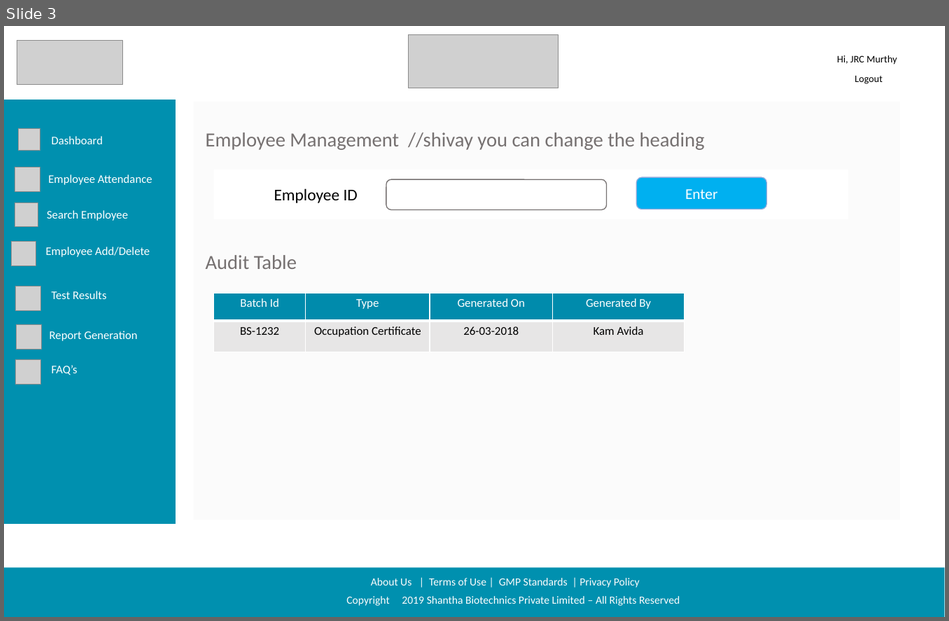
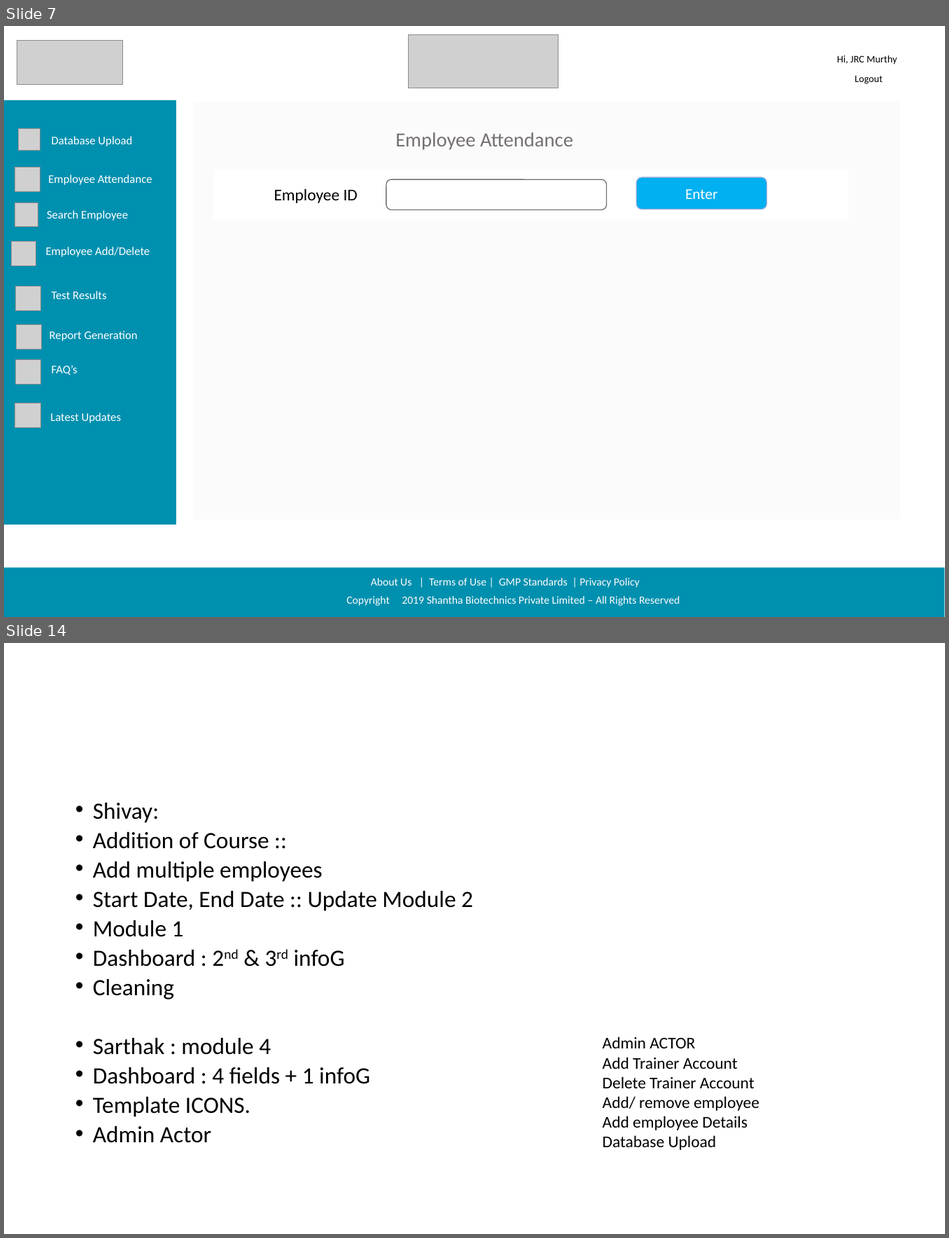
Before and after one commit to sarthakbhutani/Shantha_sih2019, a slide deck: Documentation/Screen Designs/Shanta Sanofi Screen Designs.pptx. Shown one above the other, each under a label of ours: slide 3 before the commit, slides 7 and 14 after it; the slides between them are not shown. The pictures are 949x621 and 949x1238 pixels, drawn with LibreOffice and Linux fonts; fonts in the diff are those of the drawing; grey boxes stand for pictures; background and template pictures are left out. Boxes give left, top, right and bottom in pixels: in the first picture for what was removed or moved away, otherwise in the second. Text is boxed around its words. In the diff, an @@ line names an element or a change of style, - is before the commit and + after.

```diff
--- a/Documentation/Screen Designs/Shanta Sanofi Screen Designs.pptx
+++ b/Documentation/Screen Designs/Shanta Sanofi Screen Designs.pptx
@@ slide 14 added at [4,643,945,1234], background #FFFFFF @@
@@ text added at [93,803,473,1143], 25.6 pt, text #000000 @@
+• Shivay:
+• Addition of Course ::
+• Add multiple employees
+• Start Date, End Date :: Update Module 2
+• Module 1
+• Dashboard : 2nd & 3rd infoG
+• Cleaning
+• Sarthak : module 4
+• Dashboard : 4 fields + 1 infoG
+• Template ICONS.
+• Admin Actor
@@ text added at [602,1036,759,1150], 18 pt, text #000000 @@
+Admin ACTOR
+Add Trainer Account
+Delete Trainer Account
+Add/ remove employee
+Add employee Details
+Database Upload
@@ what was slide 3 is now slide 7 @@
@@ slide 7 changed as well @@
@@ text at [52,136,132,146]: text changed @@
-Dashboard
+Database Upload
@@ text at [395,132,573,150]: text changed @@
-Employee Management //shivay you can change the heading
+Employee Attendance
@@ text removed at [206,255,297,269] @@
-Audit Table
@@ table removed at [213,293,684,352], 2 rows, 4 columns @@
-Batch Id | Type | Generated On | Generated By
-BS-1232 | Occupation Certificate | 26-03-2018 | Kam Avida
@@ picture added at [15,403,40,427] @@
@@ text added at [50,412,121,423], 12.8 pt, text #FFFFFF @@
+Latest Updates
```
Also in this commit, not shown: 2 other slides changed, 10 other slides added.
